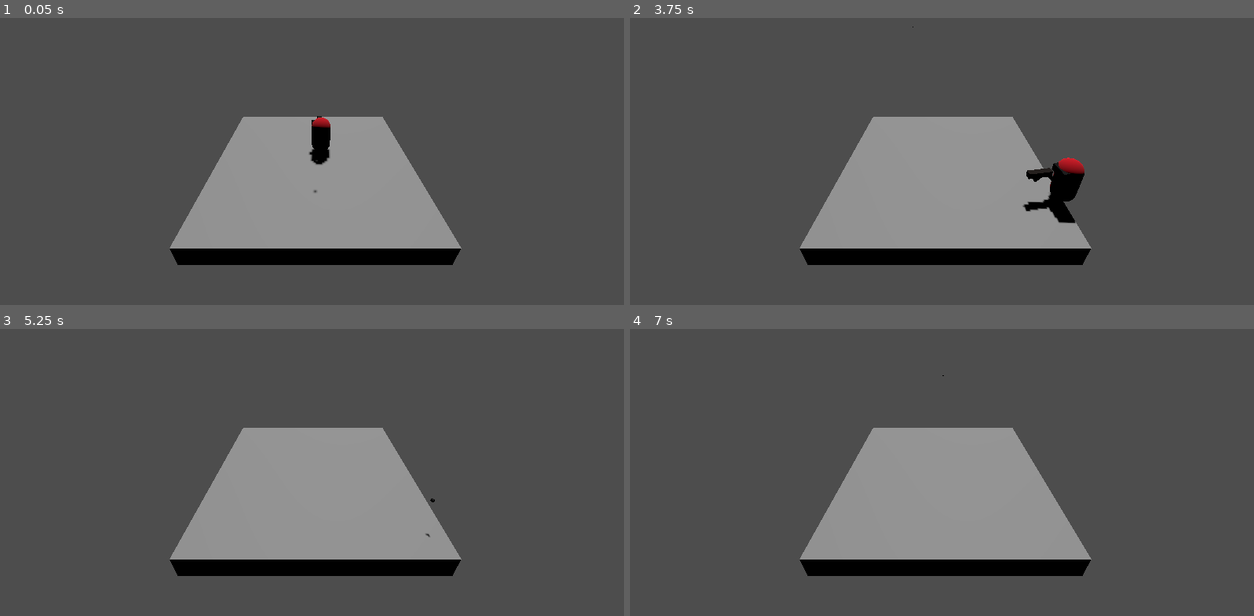
Above: before the commit, frames 1-4 (two rows, left to right).
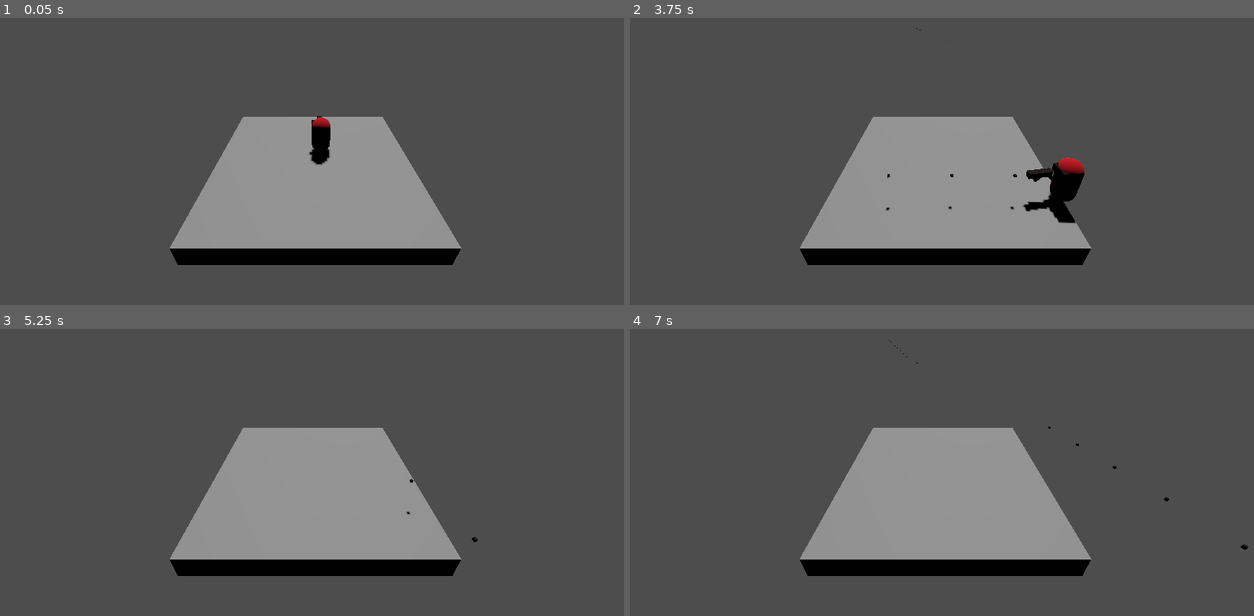
Above: after the commit, the same moments.

Repository: npoy/3d-roguelike-poc
Game: Godot game, scene res://level.tscn
The game is run twice, just before and just after one commit, with the same random seed, the same clock (stepped at 60 frames per second) and the same inputs.
Inputs (mouse positions are in pixels of both pictures, inside the frame that each line leads up to):
- Up to frame 1 (0.05 s): no input
- Up to frame 2 (3.75 s): tap Enter (ui_accept) at 0.5, 0.77, 1.52, 3.02 s; move the mouse to (1079, 112) at 0.52 s; press the mouse at (1079, 112) at 0.53 s; hold Right (ui_right) 0.53-1.28 s; move the mouse to (817, 147) at 1.27 s; release the mouse at (817, 147) at 1.28 s; hold Down (ui_down) 1.28-2.03 s; click (817, 147) at 1.35 s; move the mouse to (1004, 52) at 2.02 s; press the mouse at (1004, 52) at 2.03 s; hold Right (ui_right) 2.03-2.78 s; move the mouse to (910, 198) at 2.77 s; release the mouse at (910, 198) at 2.78 s; hold Up (ui_up) 2.78-3.53 s; click (910, 198) at 2.85 s; move the mouse to (1129, 181) at 3.52 s; press the mouse at (1129, 181) at 3.53 s; hold Left (ui_left) from 3.53 s (still down)
- Up to frame 3 (5.25 s): tap Enter (ui_accept) at 3.77, 4.52 s; move the mouse to (124, 386) at 4.27 s; release the mouse at (124, 386) at 4.28 s; click (124, 386) at 4.35 s; move the mouse to (343, 440) at 5.02 s; release Left (ui_left) at 5.03 s; press the mouse at (343, 440) at 5.03 s; hold Down (ui_down) from 5.03 s (still down)
- Up to frame 4 (7 s): move the mouse to (848, 351) at 5.77 s; release Down (ui_down) at 5.78 s; release the mouse at (848, 351) at 5.78 s; hold Right (ui_right) 5.78-6.53 s; click (848, 351) at 5.85 s; tap Enter (ui_accept) at 6.02, 6.77 s; move the mouse to (1079, 423) at 6.52 s; press the mouse at (1079, 423) at 6.53 s; hold Up (ui_up) from 6.53 s (still down)

The runs differ from the first frame. In frame 1, less than 0.1% of the frame differs, in the area x 50-51%, y 49-61%; in frame 2, less than 0.1%; in frame 3, less than 0.1%; in frame 4, less than 0.1%, in the area x 41-100%, y 3-78%.

Commit message:
Added shoot at primary action and time between shots

Diff:
--- a/Player.gd
+++ b/Player.gd
@@ -3,10 +3,12 @@
 const SPEED = 5.0
 const JUMP_VELOCITY = 4.5
 
+@onready var gun_controller = $GunController
+
 # Get the gravity from the project settings to be synced with RigidBody nodes.
 #var gravity = ProjectSettings.get_setting("physics/3d/default_gravity")
 
-func _physics_process(delta):
+func _process(delta):
 	# Add the gravity.
 	#if not is_on_floor():
 		#velocity.y -= gravity * delta
@@ -28,3 +30,10 @@
 		velocity.z = move_toward(velocity.z, 0, SPEED)
 
 	move_and_slide()
+
+	if Input.is_action_pressed("primary_action"):
+		"""
+			TODO: we shoudln't even have this controller here.
+			This needs to be refactored to use the corresponding pattern
+		"""
+		gun_controller.shoot()
--- a/gun.gd
+++ b/gun.gd
@@ -1,14 +1,14 @@
 extends Node3D
 
 @export var bullet: PackedScene
-@export var muzzle_speed = 30
-@export var time_between_shots = 100 # In milliseconds
+@export var muzzle_speed: int = 30
+@export var time_between_shots: int = 50 # In milliseconds
 @onready var timer: Timer = $Timer
 
 var can_shoot: bool = true
 
-func _process(delta):
-	shoot()
+func _ready():
+	timer.wait_time = time_between_shots / 1000.0
 
 func shoot():
 	if can_shoot == true:
--- a/gun_controller.gd
+++ b/gun_controller.gd
@@ -18,3 +18,7 @@
 	else:
 		equipped_weapon = weapon.instantiate()
 		hand.add_child(equipped_weapon)
+
+func shoot():
+	if equipped_weapon:
+		equipped_weapon.shoot()
--- a/project.godot
+++ b/project.godot
@@ -49,3 +49,9 @@
 , Object(InputEventKey,"resource_local_to_scene":false,"resource_name":"","device":-1,"window_id":0,"alt_pressed":false,"shift_pressed":false,"ctrl_pressed":false,"meta_pressed":false,"pressed":false,"keycode":0,"physical_keycode":83,"key_label":0,"unicode":115,"echo":false,"script":null)
 ]
 }
+primary_action={
+"deadzone": 0.5,
+"events": [Object(InputEventMouseButton,"resource_local_to_scene":false,"resource_name":"","device":-1,"window_id":0,"alt_pressed":false,"shift_pressed":false,"ctrl_pressed":false,"meta_pressed":false,"button_mask":0,"position":Vector2(0, 0),"global_position":Vector2(0, 0),"factor":1.0,"button_index":1,"canceled":false,"pressed":false,"double_click":false,"script":null)
+, Object(InputEventKey,"resource_local_to_scene":false,"resource_name":"","device":-1,"window_id":0,"alt_pressed":false,"shift_pressed":false,"ctrl_pressed":false,"meta_pressed":false,"pressed":false,"keycode":0,"physical_keycode":32,"key_label":0,"unicode":32,"echo":false,"script":null)
+]
+}
